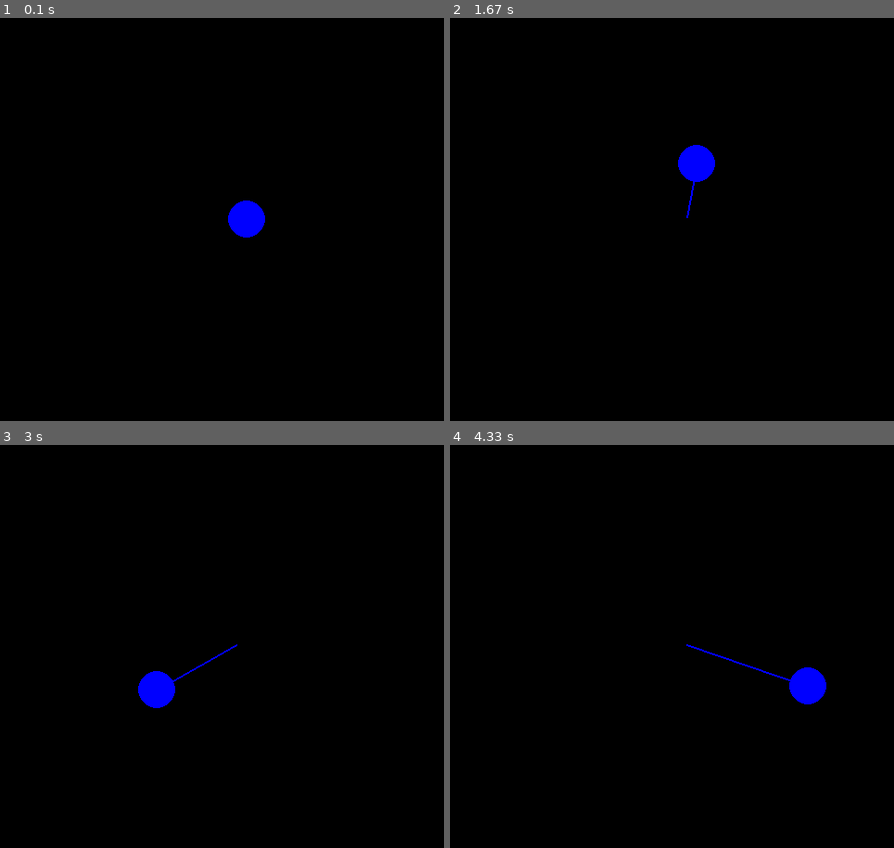
Above: before the commit, frames 1-4 (two rows, left to right).
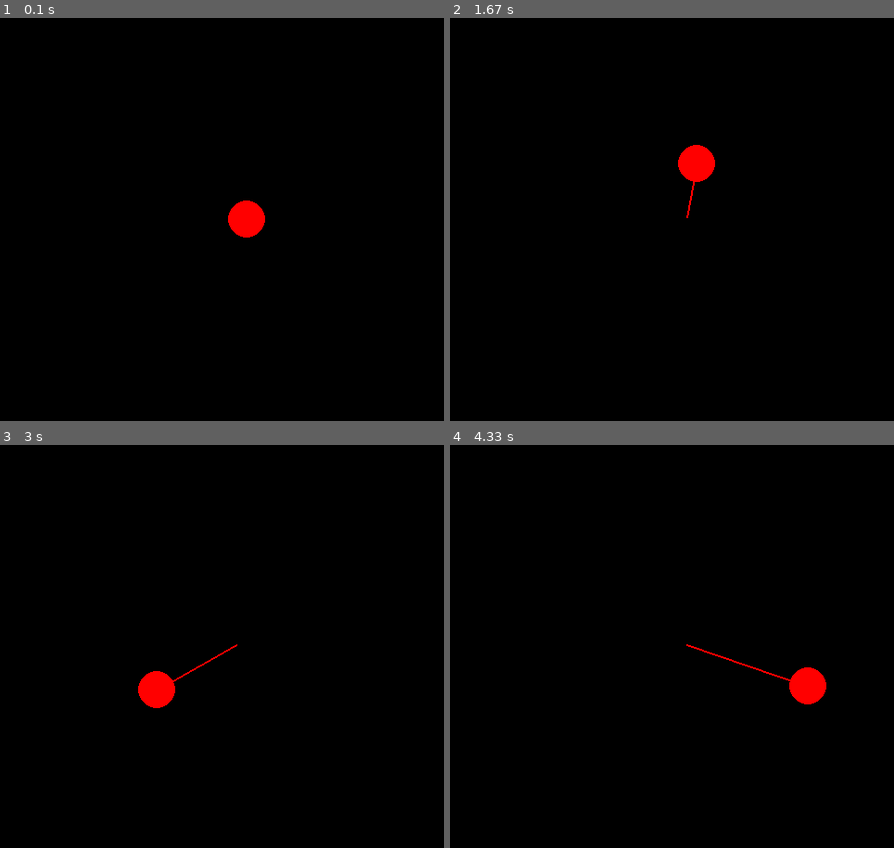
Above: after the commit, the same moments.

Repository: akireev13/mypygame
Game: pygame game, started from dz1.py
Same seed, same stepped clock (60 frames per second), same inputs: the game is played once before the commit and once after it.
Inputs:
- Up to frame 1 (0.1 s): no input
- Up to frame 2 (1.67 s): no input
- Up to frame 3 (3 s): no input
- Up to frame 4 (4.33 s): no input

The runs differ from the first frame. In frame 1, 0.6% of the frame differs, in the area x 51-60%, y 45-55%; in frame 2, 0.6%; in frame 3, 0.7%; in frame 4, 0.7%, in the area x 53-85%, y 49-65%.

Commit message:
red version

Diff:
--- a/dz1.py
+++ b/dz1.py
@@ -10,6 +10,7 @@
 black = (0, 0, 0)
 white = (255, 255, 255)
 blue = (0, 0, 255)
+red = (255, 0, 0)
 
 screen = pygame.display.set_mode((screen_width, screen_height))
 pygame.display.set_caption('ball')
@@ -39,9 +40,9 @@
 
     screen.fill(black)
 
-    pygame.draw.line(screen, blue, (screen_width // 2, screen_height // 2), (int(x), int(y)), 2)
+    pygame.draw.line(screen, red, (screen_width // 2, screen_height // 2), (int(x), int(y)), 2)
 
-    pygame.draw.circle(screen, blue, (int(x), int(y)), 20)
+    pygame.draw.circle(screen, red, (int(x), int(y)), 20)
 
     pygame.display.flip()
 
